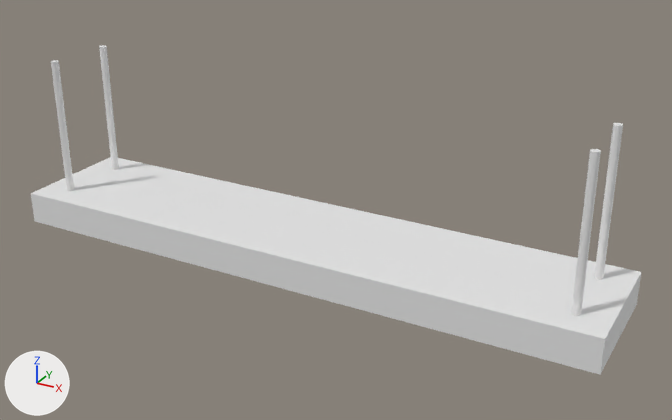
One commit to the Blender file Finished/ceiling light/Celinglight.blend: the scene before it, then after it.
The view is the same before and after, from a 50 mm lens placed at (2.28, -3.83, 1.81), pointed at (0.16, 0.01, -0.12). Arrows for +X, +Y and +Z are at lower left; the lights stay in place.

The first picture shows 'Celing light.005'.
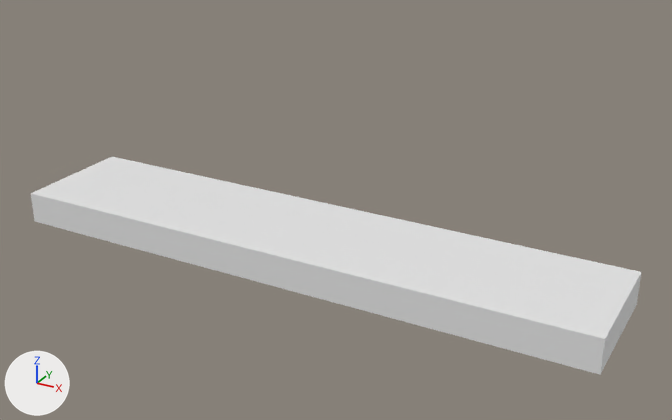
What differs and where, as boxes (x1, y1, x2, y2) in the pictures (672 x 420 px):
```json
{"object": "Celing light.005", "change": "reshaped", "before": [31, 45, 641, 375], "after": [31, 157, 641, 375], "on screen": "34% shorter"}
{"part": 1, "of": "me_cube_042", "change": "deleted", "before": [594, 123, 623, 280]}
{"part": 2, "of": "me_cube_042", "change": "deleted", "before": [99, 45, 119, 170]}
{"part": 3, "of": "me_cube_042", "change": "deleted", "before": [571, 149, 601, 316]}
{"part": 4, "of": "me_cube_042", "change": "deleted", "before": [51, 60, 74, 191]}
```

The change, as JSON lines over the scene's bpy script:
```json
{"block": "me_cube_042", "where": "me_cube_042.from_pydata(...)  # 348 vertices, 192 faces; spans x -25.5..25.6, y -5.4..5.4, z -6.7..7.8"}
{"block": "me_cube_042", "where": "# used by ob_celing_light_005; location = (0.0, 0.0, 0.0); scale = (0.0644, 0.0644, 0.0644)"}
{"block": "me_cube_042", "change": "me_cube_042 part 1: the loose piece of 64 vertices spanning x 22.7..23.3, y 2.7..3.3, z -4.0..7.8 is deleted"}
{"block": "me_cube_042", "change": "me_cube_042 part 2: the loose piece of 64 vertices spanning x -23.3..-22.7, y 2.7..3.3, z -4.0..7.8 is deleted"}
{"block": "me_cube_042", "change": "me_cube_042 part 3: the loose piece of 64 vertices spanning x 22.7..23.3, y -3.3..-2.7, z -4.0..7.8 is deleted"}
{"block": "me_cube_042", "change": "me_cube_042 part 4: the loose piece of 64 vertices spanning x -23.3..-22.7, y -3.3..-2.7, z -4.0..7.8 is deleted"}
```
